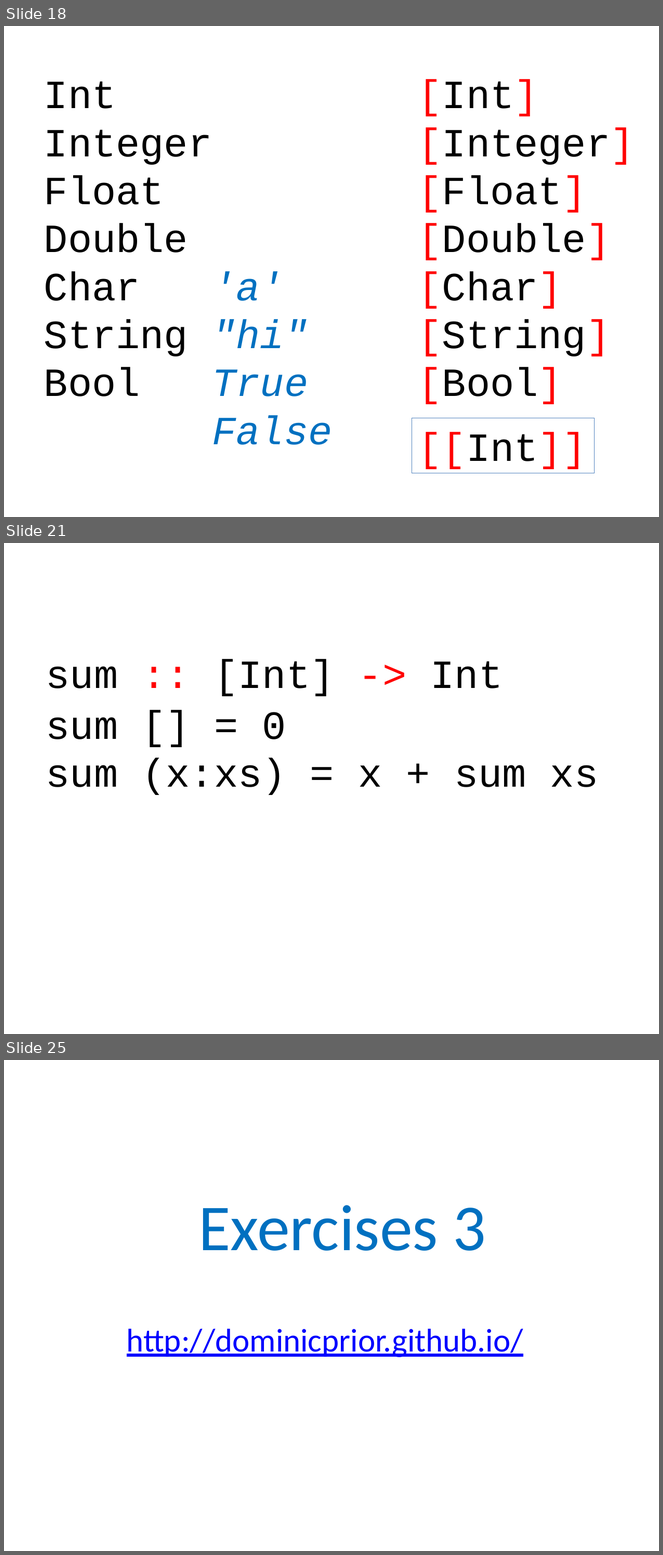
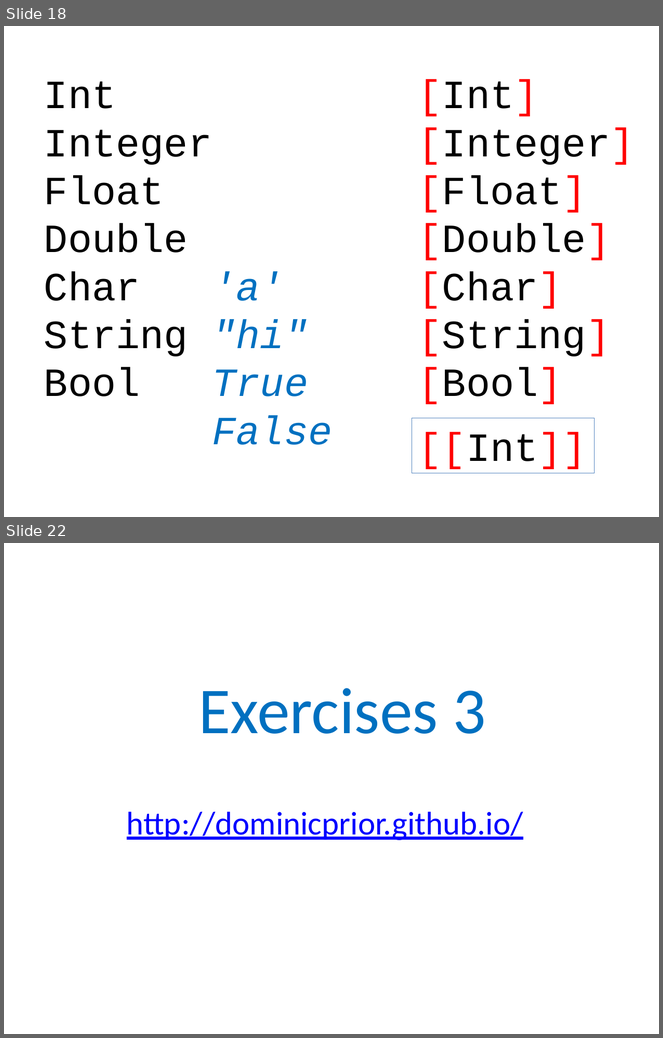
Before and after one commit to dominicprior/beginning-haskell-course, a slide deck: beginning-haskell.pptx. Shown one above the other, each under a label of ours: slides 18, 21 and 25 before the commit, slides 18 and 22 after it; the slides between them are not shown. The pictures are 663x1555 and 663x1038 pixels, drawn with LibreOffice and Linux fonts; fonts in the diff are those of the drawing. Boxes give left, top, right and bottom in pixels: in the first picture for what was removed or moved away, otherwise in the second. Text is boxed around its words. In the diff, an @@ line names an element or a change of style, - is before the commit and + after.

```diff
--- a/beginning-haskell.pptx
+++ b/beginning-haskell.pptx
@@ slide 21 removed at [4,543,659,1034], background #FFFFFF @@
@@ text removed at [46,659,503,696] @@
-sum :: [Int] -> Int
@@ text removed at [46,712,598,795] @@
-sum [] = 0
-sum (x:xs) = x + sum xs
@@ what was slide 25 is now slide 22 @@
```
Also in this commit, not shown: 4 slides changed, 1 slide added, 3 other slides removed.
